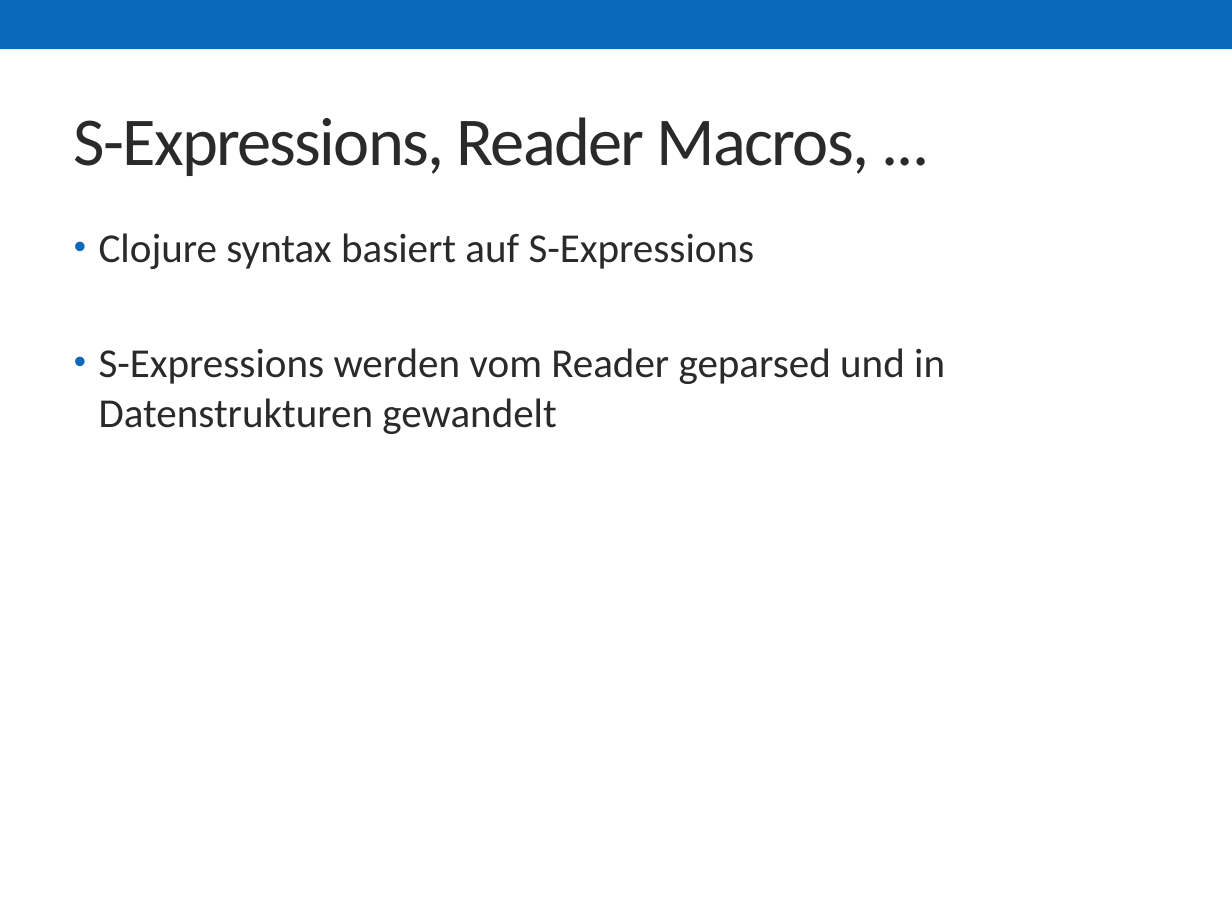
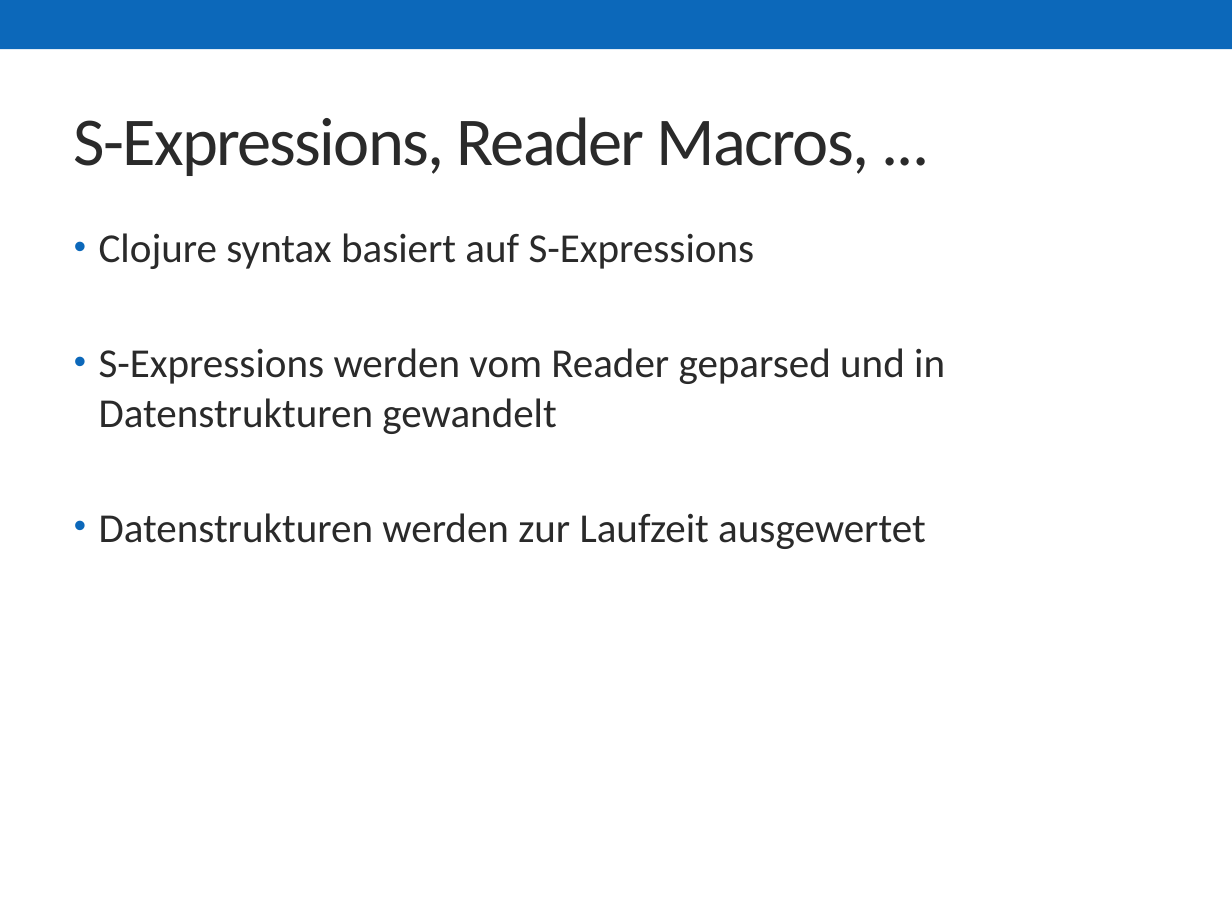
Before and after one commit to skonair/presentations, a slide deck: slide 21 of jugbi-fp-20141119/20141119_FP.pptx. Drawn at 1232x924 pixels with LibreOffice and Linux fonts; fonts in the diff are those of the drawing. Boxes give left, top, right and bottom in pixels: in the first picture for what was removed or moved away, otherwise in the second. Text is boxed around its words. In the diff, an @@ line names an element or a change of style, - is before the commit and + after.

```diff
--- a/jugbi-fp-20141119/20141119_FP.pptx
+++ b/jugbi-fp-20141119/20141119_FP.pptx
@@ text at (99,513,926,549): paragraph added @@
+• Datenstrukturen werden zur Laufzeit ausgewertet
```
Also in this commit, not shown: 6 other slides changed, 1 slide added.
